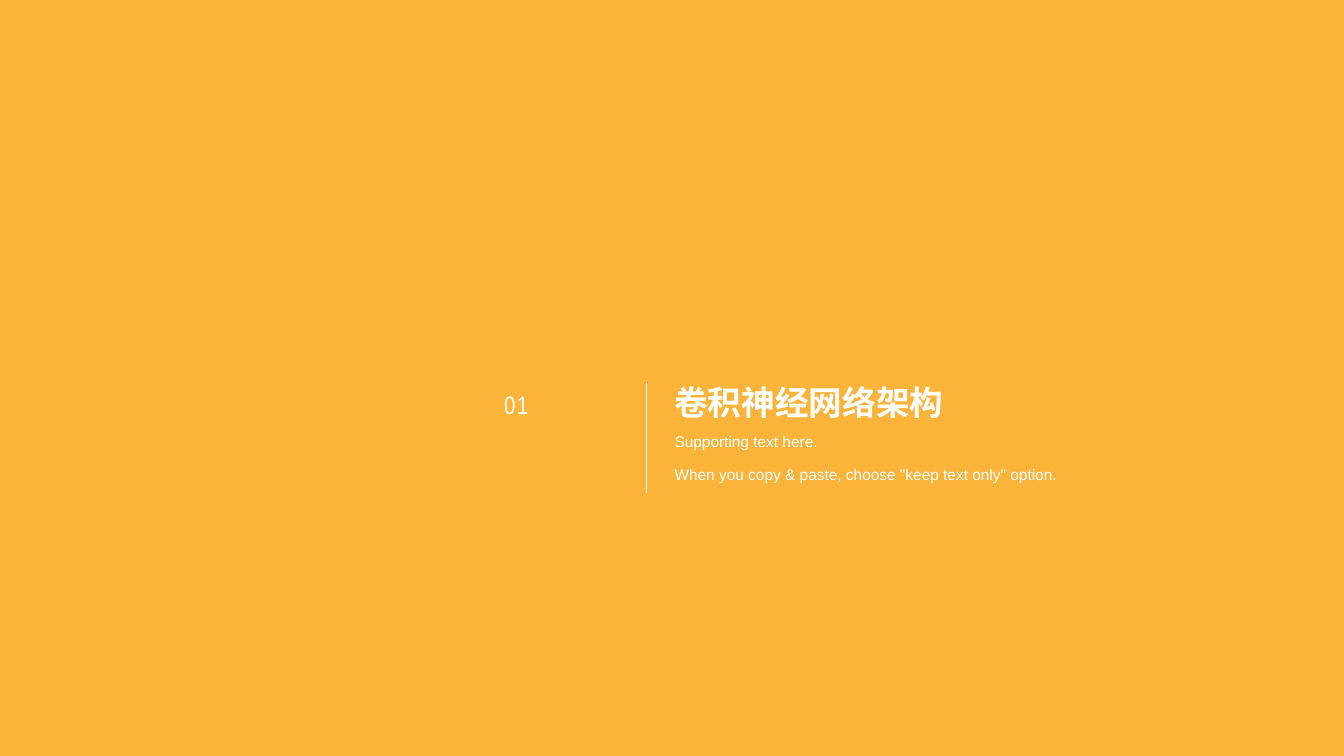
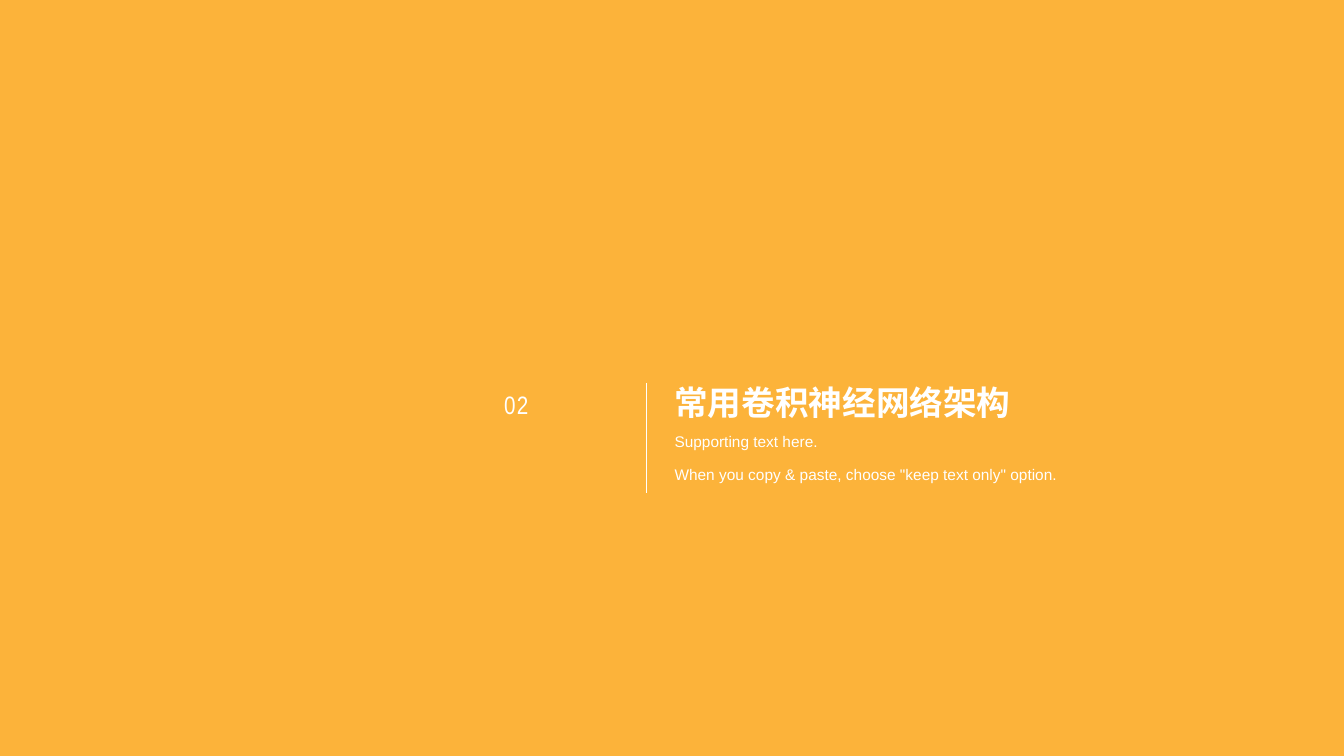
Before and after one commit to ZeweiChu/PyTorch-Course, a slide deck: slide 7 of 第四课.pptx (slide 3 before the commit). Drawn at 1344x756 pixels with LibreOffice and Linux fonts; fonts in the diff are those of the drawing; background and template pictures are left out. Boxes give left, top, right and bottom in pixels: in the first picture for what was removed or moved away, otherwise in the second. Text is boxed around its words. In the diff, an @@ line names an element or a change of style, - is before the commit and + after.

```diff
--- a/第四课.pptx
+++ b/第四课.pptx
@@ title at [674,386,1010,418]: text changed @@
-卷积神经网络架构
+常用卷积神经网络架构
@@ text at [504,396,528,415]: text changed @@
-01
+02
```
Also in this commit, not shown: 3 other slides changed, 4 slides added, 3 slides removed, 4 other files.
